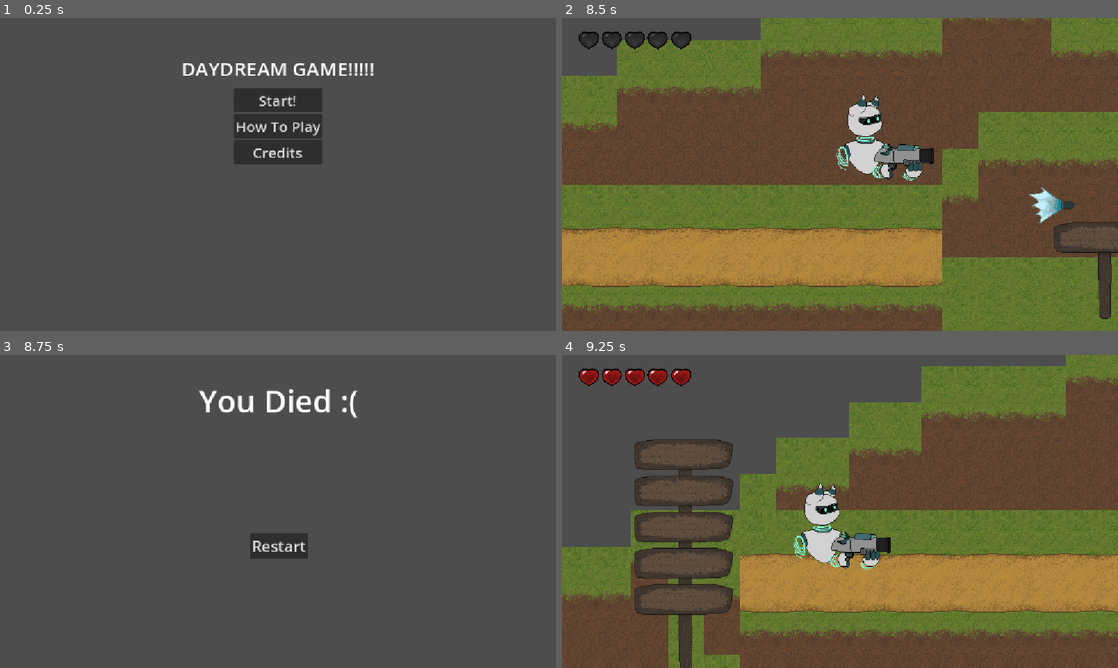
Above: before the commit, frames 1-4 (two rows, left to right).
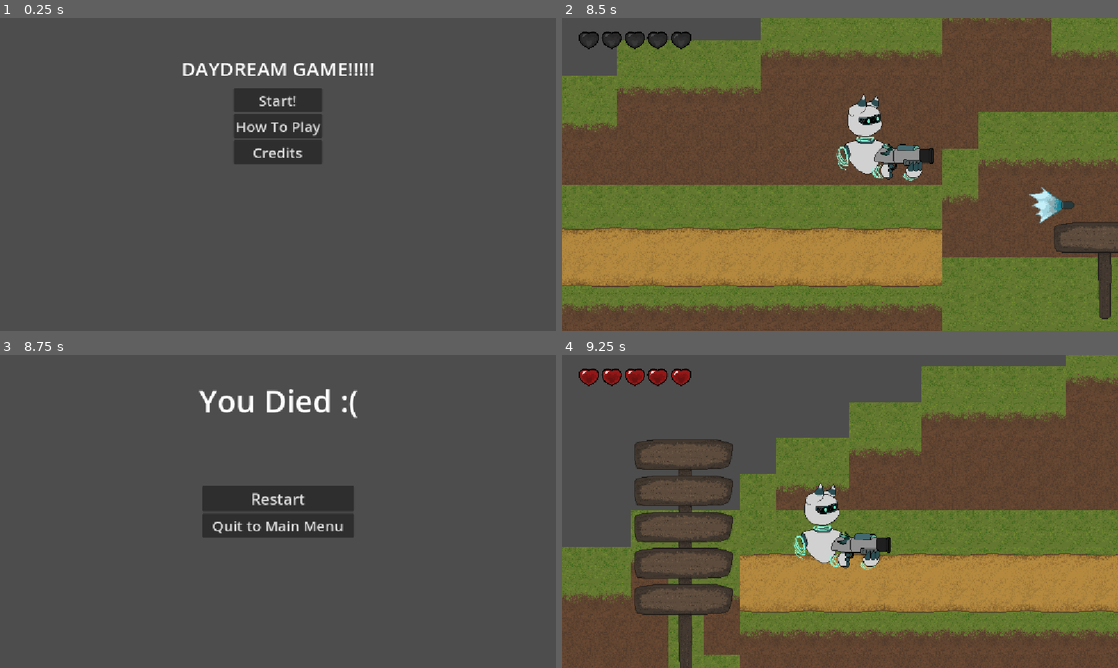
Above: after the commit, the same moments.

Repository: Dekoder-py/DaydreamProject
Game: Godot game, scene res://scenes/start_menu.tscn
The game is run twice, just before and just after one commit, with the same random seed, the same clock (stepped at 60 frames per second) and the same inputs. Sound files missing from this copy of the repository are replaced by a short silence.
Inputs:
- Up to frame 1 (0.25 s): no input
- Up to frame 2 (8.5 s): click "Start!" at 0.5 s; tap Enter (shoot) at 1.25, 1.35, 2.1, 2.85, 3.6, 4.35, 5.1, 5.85, 6.6, 7.35, 8.1 s; hold D (right) 1.28-2.78 s; tap W (jump) at 1.52, 2.27, 3.77, 4.52, 5.27, 6.77, 7.52, 8.27 s; hold A (left) 2.78-3.53 s; hold D (right) 3.53-5.03 s; hold A (left) 5.03-5.78 s; hold D (right) 5.78-6.53 s; hold A (left) 6.53-8.03 s; hold D (right) from 8.03 s (still down)
- Up to frame 3 (8.75 s): keep holding D (right)
- Up to frame 4 (9.25 s): release D (right) at 8.75 s; click "Restart" at 8.75 s

Frames 1-2 are identical in both runs. In frame 3, 4.4% of the frame differs, in the area x 36-64%, y 41-66%; in frame 4, nothing differs.

Commit message:
add quit to menu button

Diff:
--- a/scenes/death_screen.tscn
+++ b/scenes/death_screen.tscn
@@ -1,6 +1,7 @@
-[gd_scene load_steps=2 format=3 uid="uid://d2vsd2i3sy35b"]
+[gd_scene load_steps=3 format=3 uid="uid://d2vsd2i3sy35b"]
 
 [ext_resource type="Script" uid="uid://bn6f6tl7o80kg" path="res://scripts/start.gd" id="1_uyutr"]
+[ext_resource type="Script" uid="uid://dxsillpj8pav5" path="res://scripts/return_to_main.gd" id="2_dwo6e"]
 
 [node name="DeathScreen" type="Node2D"]
 
@@ -15,13 +16,31 @@
 text = "You Died :("
 horizontal_alignment = 1
 
-[node name="RestartButton" type="Button" parent="."]
-offset_left = -58.0
-offset_top = 45.0
-offset_right = 55.0
-offset_bottom = 98.0
+[node name="VBoxContainer" type="VBoxContainer" parent="."]
+anchors_preset = 8
+anchor_left = 0.5
+anchor_top = 0.5
+anchor_right = 0.5
+anchor_bottom = 0.5
+offset_left = -157.5
+offset_top = -53.5
+offset_right = 157.5
+offset_bottom = 53.5
+grow_horizontal = 2
+grow_vertical = 2
+size_flags_horizontal = 4
+
+[node name="RestartButton" type="Button" parent="VBoxContainer"]
+layout_mode = 2
 theme_override_font_sizes/font_size = 32
 text = "Restart"
 script = ExtResource("1_uyutr")
 
-[connection signal="pressed" from="RestartButton" to="RestartButton" method="_on_pressed"]
+[node name="MenuButton" type="Button" parent="VBoxContainer"]
+layout_mode = 2
+theme_override_font_sizes/font_size = 30
+text = "Quit to Main Menu"
+script = ExtResource("2_dwo6e")
+
+[connection signal="pressed" from="VBoxContainer/RestartButton" to="VBoxContainer/RestartButton" method="_on_pressed"]
+[connection signal="pressed" from="VBoxContainer/MenuButton" to="VBoxContainer/MenuButton" method="_on_pressed"]
